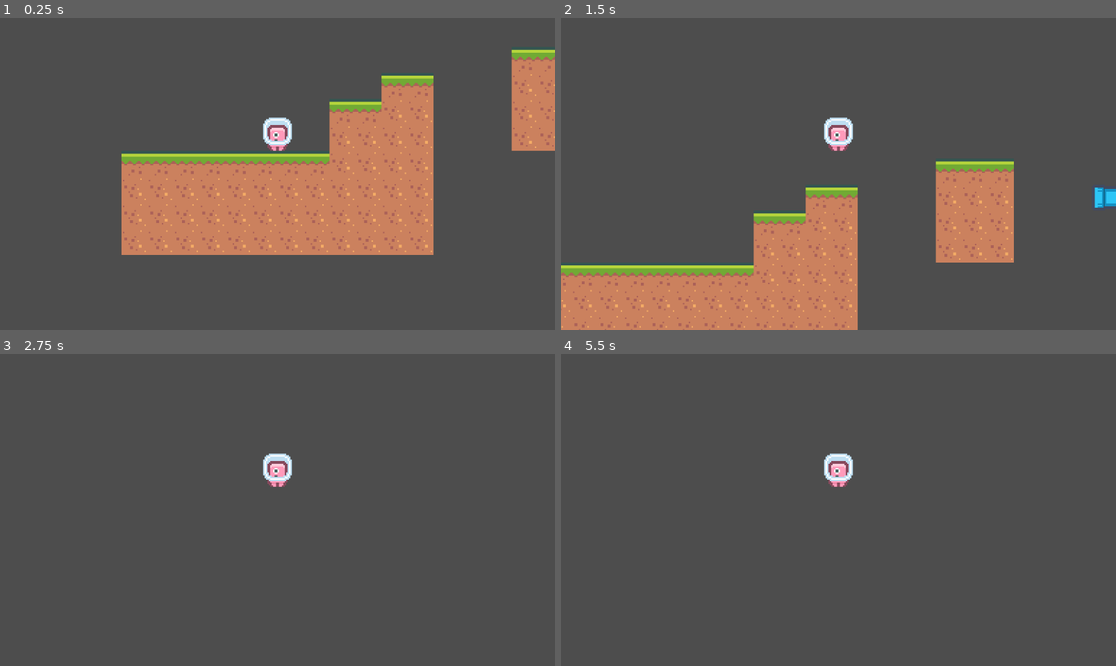
Above: before the commit, frames 1-4 (two rows, left to right).
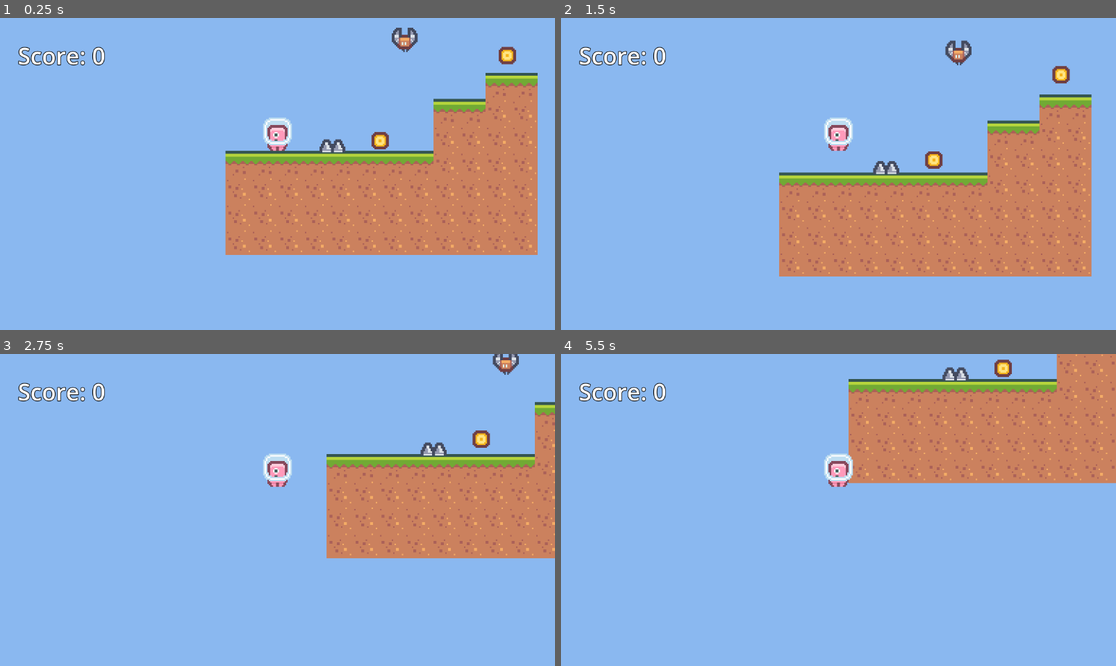
Above: after the commit, the same moments.

Repository: jonathanhecl/godot-platform
Game: Godot game, scene res://scenes/level1.tscn
Two runs of this game, one before a commit and one after it. Both use one fixed random seed, a clock stepped at 60 frames per second and the inputs below.
Inputs:
- Up to frame 1 (0.25 s): no input
- Up to frame 2 (1.5 s): hold Space 0.53-1.28 s; hold Right from 0.53 s (still down); tap Space at 1.35 s
- Up to frame 3 (2.75 s): tap Space at 1.52, 1.82 s; release Right at 2.03 s; hold Left from 2.03 s (still down); hold Space from 2.03 s (still down)
- Up to frame 4 (5.5 s): release Left at 2.78 s; release Space at 2.78 s; hold Right 2.78-4.28 s; tap Space at 2.85, 3.02, 3.32, 4.35, 4.52, 4.82 s; hold Space 3.53-4.28 s; hold Left 4.28-5.03 s; hold Right from 5.03 s (still down); hold Space from 5.03 s (still down)

The runs differ from the first frame. In frame 1, 87% of the frame differs, in the area x 0-100%, y 0-100%; in frame 2, 93%; in frame 3, 99%; in frame 4, 99%.

Commit message:
Enemies & coins

Diff:
--- a/project.godot
+++ b/project.godot
@@ -18,3 +18,4 @@
 [rendering]
 
 textures/canvas_textures/default_texture_filter=0
+environment/defaults/default_clear_color=Color(0.541176, 0.721569, 0.941176, 1)
--- /dev/null
+++ b/scenes/Coin.gd
@@ -0,0 +1,19 @@
+extends Area2D
+
+@export var amount: int = 1
+@onready var start_y: float = global_position.y
+
+var coin_height: float = 5.0
+var coin_speed: float = 5.0
+var t: float = 0.0
+
+func _process(delta):
+	t += delta
+
+	var d = (sin(t*coin_speed)+1) / 2
+	global_position.y = start_y + (d * coin_height)
+
+func _on_body_entered(body):
+	if body.is_in_group("Player"):
+		body.add_score(amount)
+		queue_free()
--- /dev/null
+++ b/scenes/Enemy.gd
@@ -0,0 +1,25 @@
+extends Area2D
+
+@export var move_speed: float = 30.0
+@export var move_dir: Vector2
+
+var start_position: Vector2
+var target_position: Vector2
+
+func _ready():
+	start_position = global_position
+	target_position = start_position + move_dir
+
+func _process(delta):
+	global_position = global_position.move_toward(target_position, move_speed * delta)
+
+	if global_position == target_position:
+			if global_position == start_position:
+				target_position = start_position + move_dir
+			else:
+				target_position = start_position
+
+
+func _on_body_entered(body):
+	if body.is_in_group("Player"):
+		body.game_over()
--- a/scenes/Player.gd
+++ b/scenes/Player.gd
@@ -1,10 +1,17 @@
 extends CharacterBody2D
 
+@export var ScoreLabel: Label
+# @onready var ScoreLabel: Label = get_node("CanvasLayer/ScoreText")
+
+var score: int = 0
 var move_speed: float = 100.0
 var jump: float = 200.0
 var gravity: float = 500.0
 
 func _physics_process(delta):
+	if global_position.y > 100:
+		game_over()
+
 	if not is_on_floor():
 		velocity.y += gravity * delta
 
@@ -14,7 +21,14 @@
 		velocity.x -= move_speed
 	if Input.is_key_pressed(KEY_RIGHT):
 		velocity.x += move_speed
-	if Input.is_key_pressed(KEY_SPACE) and is_on_floor():
+	if Input.is_key_pressed(KEY_UP) and is_on_floor():
 		velocity.y = -jump
 
 	move_and_slide()
+
+func game_over():
+	get_tree().reload_current_scene()
+
+func add_score(amount):
+	score += amount
+	ScoreLabel.text = str("Score: ", score)
--- /dev/null
+++ b/scenes/Spikes.gd
@@ -0,0 +1,5 @@
+extends Area2D
+
+func _on_body_entered(body):
+	if body.is_in_group("Player"):
+		body.game_over()
--- /dev/null
+++ b/scenes/coin.tscn
@@ -0,0 +1,19 @@
+[gd_scene load_steps=4 format=3 uid="uid://bbt4dbv5h2y8v"]
+
+[ext_resource type="Script" path="res://scenes/Coin.gd" id="1_fvqdd"]
+[ext_resource type="Texture2D" uid="uid://ydbe1tyhvygu" path="res://assets/Objects/tile_0151.png" id="2_jq0rt"]
+
+[sub_resource type="CircleShape2D" id="CircleShape2D_reqqg"]
+radius = 6.0
+
+[node name="Coin" type="Area2D"]
+position = Vector2(-1, -12)
+script = ExtResource("1_fvqdd")
+
+[node name="Sprite" type="Sprite2D" parent="."]
+texture = ExtResource("2_jq0rt")
+
+[node name="CollisionShape2D" type="CollisionShape2D" parent="."]
+shape = SubResource("CircleShape2D_reqqg")
+
+[connection signal="body_entered" from="." to="." method="_on_body_entered"]
--- /dev/null
+++ b/scenes/enemy.tscn
@@ -0,0 +1,23 @@
+[gd_scene load_steps=4 format=3 uid="uid://cx2h0hkn81g4n"]
+
+[ext_resource type="Script" path="res://scenes/Enemy.gd" id="1_g0ed3"]
+[ext_resource type="Texture2D" uid="uid://dpfw6ck4mow1p" path="res://assets/Characters/character_0024.png" id="2_nk1y2"]
+
+[sub_resource type="CapsuleShape2D" id="CapsuleShape2D_duvra"]
+radius = 8.0
+height = 16.0
+
+[node name="Enemy" type="Area2D"]
+position = Vector2(16, -88)
+script = ExtResource("1_g0ed3")
+move_dir = Vector2(2.08165e-12, 60)
+
+[node name="Sprite" type="Sprite2D" parent="."]
+position = Vector2(0, 3)
+texture = ExtResource("2_nk1y2")
+
+[node name="CollisionShape2D" type="CollisionShape2D" parent="."]
+position = Vector2(0, 2)
+shape = SubResource("CapsuleShape2D_duvra")
+
+[connection signal="body_entered" from="." to="." method="_on_body_entered"]
--- a/scenes/level1.tscn
+++ b/scenes/level1.tscn
@@ -1,8 +1,11 @@
-[gd_scene load_steps=7 format=3 uid="uid://camf5g2fa7oy0"]
+[gd_scene load_steps=11 format=3 uid="uid://camf5g2fa7oy0"]
 
 [ext_resource type="Texture2D" uid="uid://biwond464pw3f" path="res://assets/Tiles/tiles_packed.png" id="1_otrao"]
 [ext_resource type="Texture2D" uid="uid://c3nvqgsbwhv3a" path="res://assets/Characters/character_0004.png" id="2_geyfg"]
 [ext_resource type="Script" path="res://scenes/Player.gd" id="2_hid07"]
+[ext_resource type="PackedScene" uid="uid://cx2h0hkn81g4n" path="res://scenes/enemy.tscn" id="4_so3ms"]
+[ext_resource type="PackedScene" uid="uid://b7afut15mi3jj" path="res://scenes/spikes.tscn" id="5_hiswy"]
+[ext_resource type="PackedScene" uid="uid://bbt4dbv5h2y8v" path="res://scenes/coin.tscn" id="6_jqcqo"]
 
 [sub_resource type="TileSetAtlasSource" id="TileSetAtlasSource_cleoh"]
 texture = ExtResource("1_otrao")
@@ -603,7 +606,13 @@
 sources/0 = SubResource("TileSetAtlasSource_cleoh")
 
 [sub_resource type="CapsuleShape2D" id="CapsuleShape2D_8p2uo"]
+radius = 7.0
 height = 24.0
+
+[sub_resource type="LabelSettings" id="LabelSettings_peanv"]
+font_size = 48
+outline_size = 5
+outline_color = Color(0, 0, 0, 1)
 
 [node name="Main" type="Node2D"]
 
@@ -612,9 +621,10 @@
 format = 2
 layer_0/tile_data = PackedInt32Array(65530, 131072, 1, 65531, 131072, 1, 65532, 131072, 1, 65533, 131072, 1, 65534, 131 …(2076 unchanged characters)…
 
-[node name="Player" type="CharacterBody2D" parent="."]
-position = Vector2(0, -28)
+[node name="Player" type="CharacterBody2D" parent="." node_paths=PackedStringArray("ScoreLabel") groups=["Player"]]
+position = Vector2(-72, -28)
 script = ExtResource("2_hid07")
+ScoreLabel = NodePath("CanvasLayer/ScoreText")
 
 [node name="Sprite" type="Sprite2D" parent="Player"]
 texture = ExtResource("2_geyfg")
@@ -625,3 +635,42 @@
 [node name="Camera2D" type="Camera2D" parent="Player"]
 position = Vector2(0, 28)
 zoom = Vector2(3, 3)
+
+[node name="CanvasLayer" type="CanvasLayer" parent="Player"]
+
+[node name="ScoreText" type="Label" parent="Player/CanvasLayer"]
+offset_left = 37.0
+offset_top = 45.0
+offset_right = 217.0
+offset_bottom = 115.0
+text = "Score: 0"
+label_settings = SubResource("LabelSettings_peanv")
+
+[node name="Enemy" parent="." instance=ExtResource("4_so3ms")]
+
+[node name="Enemy3" parent="." instance=ExtResource("4_so3ms")]
+position = Vector2(299, -69)
+move_dir = Vector2(20, 2.08165e-12)
+
+[node name="Enemy2" parent="." instance=ExtResource("4_so3ms")]
+position = Vector2(448, -99)
+move_dir = Vector2(2.08165e-12, 20)
+
+[node name="Spikes" parent="." instance=ExtResource("5_hiswy")]
+
+[node name="Spikes2" parent="." instance=ExtResource("5_hiswy")]
+position = Vector2(188, -81)
+
+[node name="Spikes3" parent="." instance=ExtResource("5_hiswy")]
+position = Vector2(485, -80)
+
+[node name="Coin" parent="." instance=ExtResource("6_jqcqo")]
+
+[node name="Coin2" parent="." instance=ExtResource("6_jqcqo")]
+position = Vector2(87, -71)
+
+[node name="Coin3" parent="." instance=ExtResource("6_jqcqo")]
+position = Vector2(395, -122)
+
+[node name="Coin4" parent="." instance=ExtResource("6_jqcqo")]
+position = Vector2(586, -103)
--- /dev/null
+++ b/scenes/spikes.tscn
@@ -0,0 +1,20 @@
+[gd_scene load_steps=4 format=3 uid="uid://b7afut15mi3jj"]
+
+[ext_resource type="Script" path="res://scenes/Spikes.gd" id="1_3dr8q"]
+[ext_resource type="Texture2D" uid="uid://bj4phc7ceh37p" path="res://assets/Objects/tile_0068.png" id="2_3puvf"]
+
+[sub_resource type="RectangleShape2D" id="RectangleShape2D_ppke7"]
+size = Vector2(14, 7)
+
+[node name="Spikes" type="Area2D"]
+position = Vector2(-34, -8)
+script = ExtResource("1_3dr8q")
+
+[node name="Sprite" type="Sprite2D" parent="."]
+texture = ExtResource("2_3puvf")
+
+[node name="CollisionShape2D" type="CollisionShape2D" parent="."]
+position = Vector2(1, 6.5)
+shape = SubResource("RectangleShape2D_ppke7")
+
+[connection signal="body_entered" from="." to="." method="_on_body_entered"]
